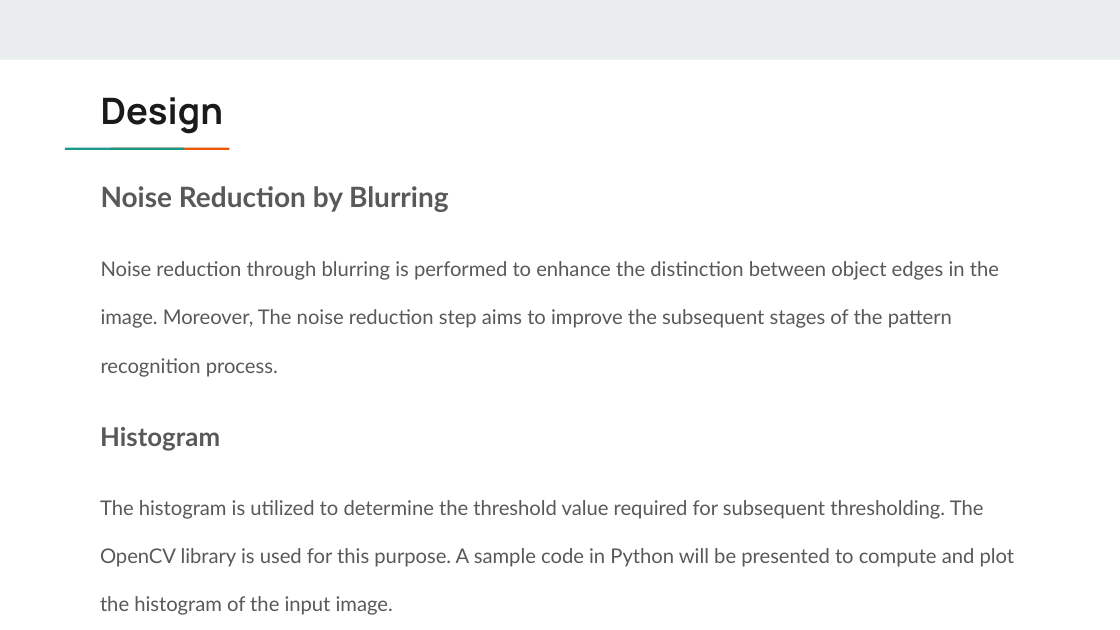
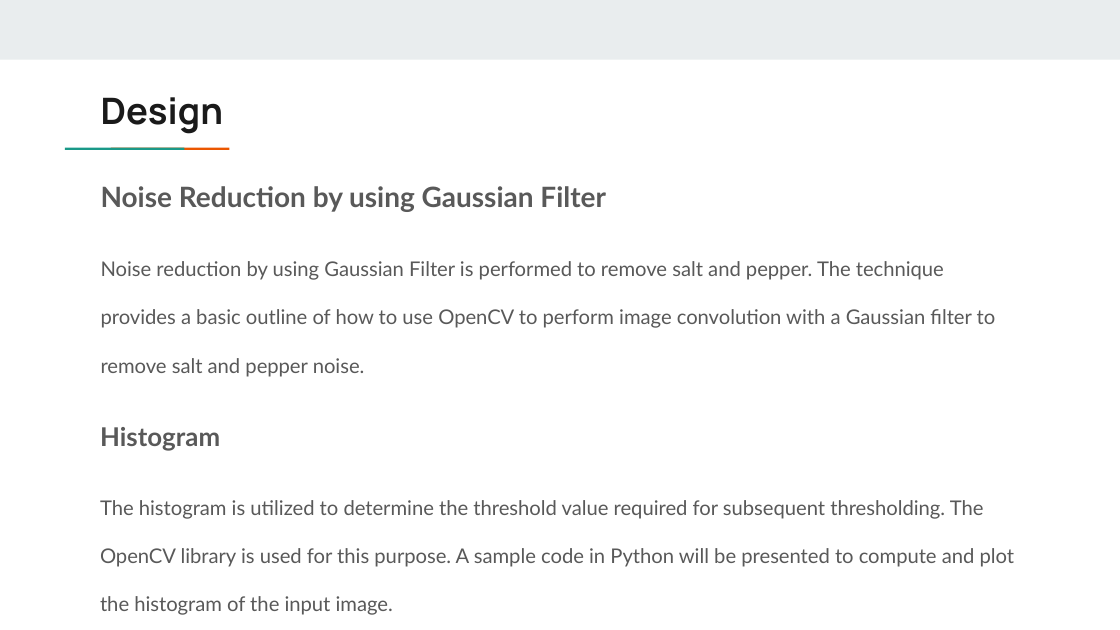
Before and after one commit to dawit-kiros/pattern-recognition-opencv, a slide deck: slide 4 of Artificial Intelligence/Pattern Recognition with OpenCV/Pattern Recognition Process.pptx. Drawn at 1120x630 pixels with LibreOffice and Linux fonts; fonts in the diff are those of the drawing. Boxes give left, top, right and bottom in pixels: in the first picture for what was removed or moved away, otherwise in the second. Text is boxed around its words. In the diff, an @@ line names an element or a change of style, - is before the commit and + after.

```diff
--- a/Artificial Intelligence/Pattern Recognition with OpenCV/Pattern Recognition Process.pptx
+++ b/Artificial Intelligence/Pattern Recognition with OpenCV/Pattern Recognition Process.pptx
@@ text at (101, 186, 996, 377): text changed @@
-Noise Reduction by Blurring
-Noise reduction through blurring is performed to enhance the distinction between object edges in the image. Moreover, The noise reduction step aims to improve the subsequent stages of the pattern recognition process.
+Noise Reduction by using Gaussian Filter
+Noise reduction by using Gaussian Filter is performed to remove salt and pepper. The technique provides a basic outline of how to use OpenCV to perform image convolution with a Gaussian filter to remove salt and pepper noise.
```
Also in this commit, not shown: 2 other slides changed.
